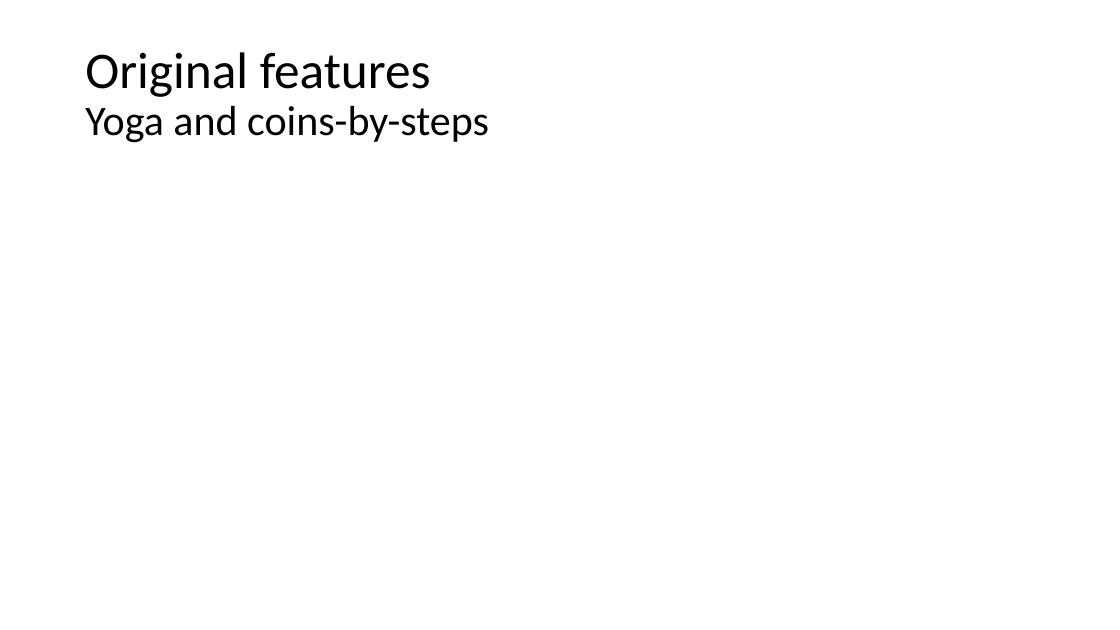
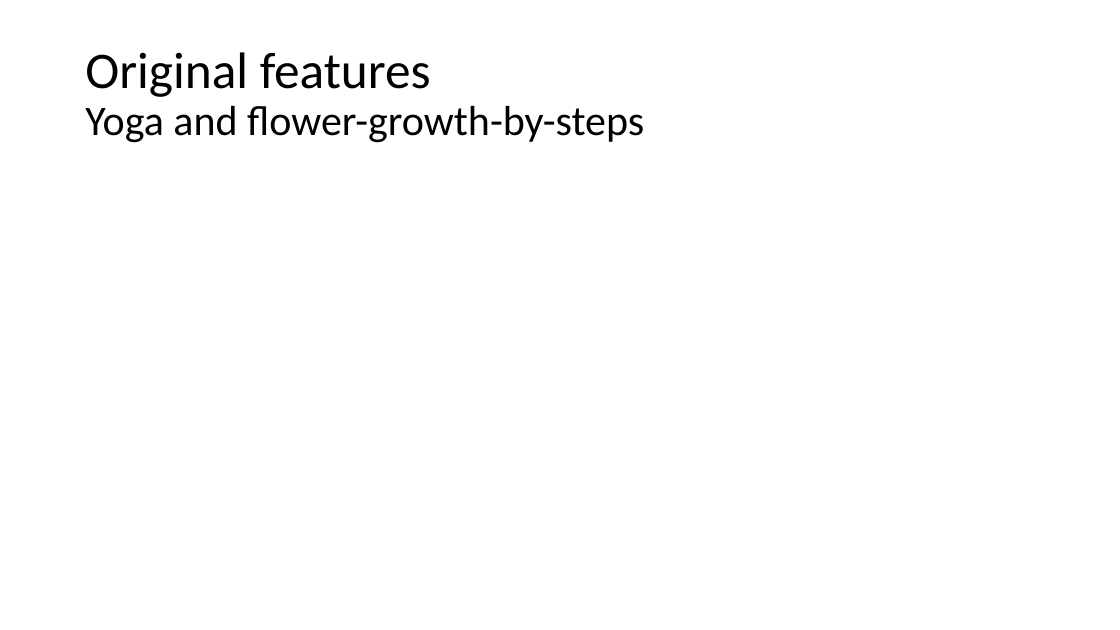
Before and after one commit to marilorena/ProgettoAppBWT, a slide deck: slide 11 of project_presentation.pptx (slide 10 before the commit). Drawn at 1120x630 pixels with LibreOffice and Linux fonts; fonts in the diff are those of the drawing. Boxes give left, top, right and bottom in pixels: in the first picture for what was removed or moved away, otherwise in the second. Text is boxed around its words. In the diff, an @@ line names an element or a change of style, - is before the commit and + after.

```diff
--- a/project_presentation.pptx
+++ b/project_presentation.pptx
@@ title at (85, 52, 644, 143): text changed @@
-Original features
-Yoga and coins-by-steps
+Original features
+Yoga and flower-growth-by-steps
```
Also in this commit, not shown: 5 other slides changed, 3 slides added.
